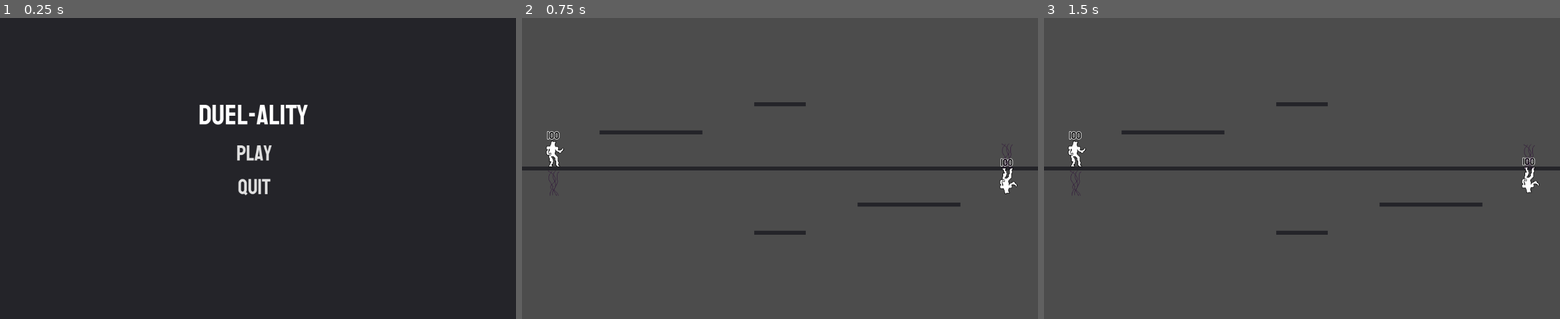
Above: before the commit, frames 1-3 (left to right).
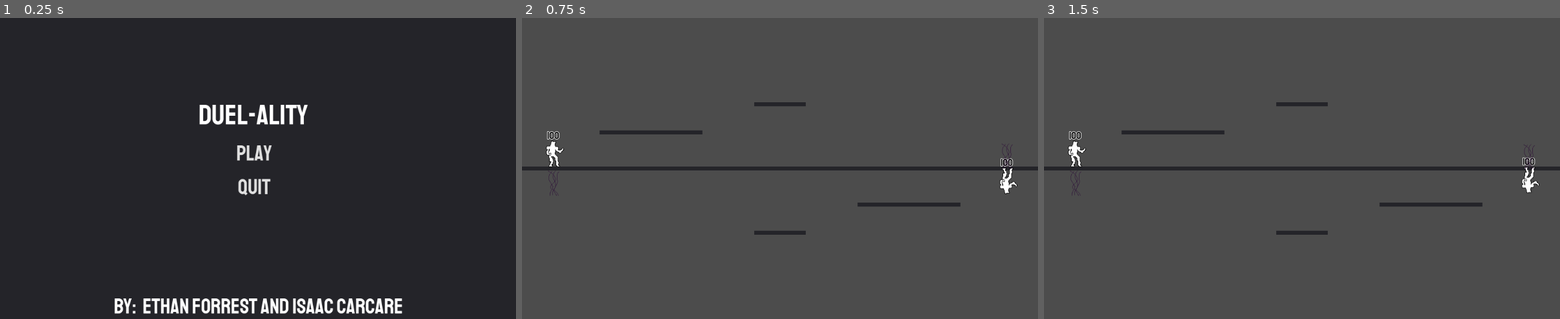
Above: after the commit, the same moments.

Repository: Isaacc1018/GameJam2022
Game: Godot game, scene res://Menu/Menu.tscn
The game is run twice, just before and just after one commit, with the same random seed, the same clock (stepped at 60 frames per second) and the same inputs.
Inputs:
- Up to frame 1 (0.25 s): no input
- Up to frame 2 (0.75 s): click "PLAY" at 0.5 s
- Up to frame 3 (1.5 s): tap Enter at 1.25 s

The runs differ from the first frame. In frame 1, 1.8% of the frame differs, in the area x 22-78%, y 93-99%; in frame 2, nothing differs; in frame 3, nothing differs.

Commit message:
added our names

Diff:
--- a/Menu/Menu.tscn
+++ b/Menu/Menu.tscn
@@ -8,6 +8,10 @@
 font_data = ExtResource( 1 )
 
 [sub_resource type="DynamicFont" id=2]
+size = 42
+font_data = ExtResource( 1 )
+
+[sub_resource type="DynamicFont" id=3]
 size = 42
 font_data = ExtResource( 1 )
 
@@ -77,5 +81,20 @@
 "_edit_lock_": true
 }
 
+[node name="Attribution" type="Label" parent="."]
+anchor_left = 0.5
+anchor_top = 1.0
+anchor_right = 0.5
+anchor_bottom = 1.0
+margin_left = -276.112
+margin_top = -61.0436
+margin_right = 297.888
+margin_bottom = -8.04358
+custom_fonts/font = SubResource( 3 )
+text = "BY:  Ethan Forrest and Isaac carcare"
+__meta__ = {
+"_edit_use_anchors_": false
+}
+
 [connection signal="pressed" from="Play" to="." method="_on_Play_pressed"]
 [connection signal="pressed" from="Quit" to="." method="_on_Quit_pressed"]
Not shown: 1 places in Menu/Menu.tscn that only renumber resources
